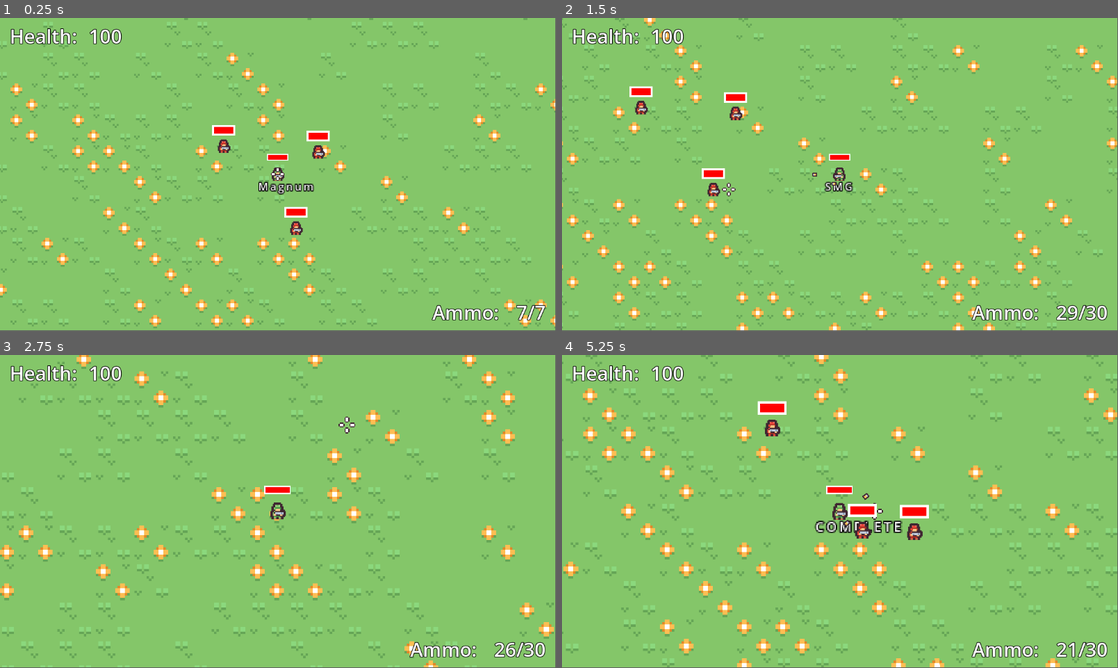
Above: before the commit, frames 1-4 (two rows, left to right).
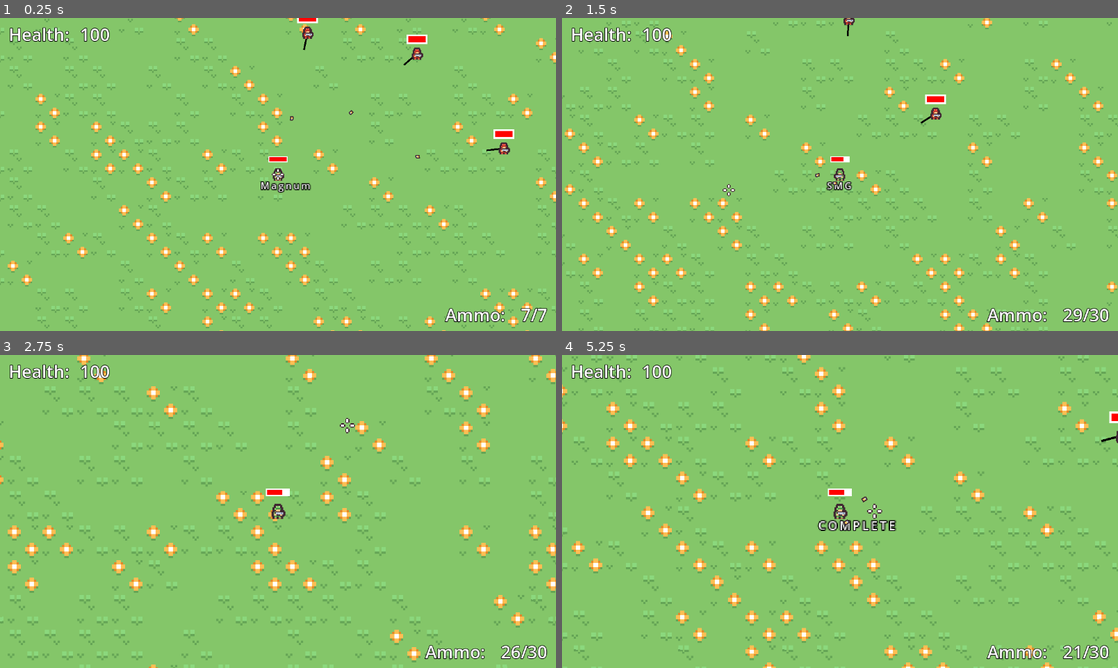
Above: after the commit, the same moments.

Repository: UselessFodder/Liberation-2D
Game: Godot game, scene res://main.tscn
The game is run twice, just before and just after one commit, with the same random seed, the same clock (stepped at 60 frames per second) and the same inputs.
Inputs (mouse positions are in pixels of both pictures, inside the frame that each line leads up to):
- Up to frame 1 (0.25 s): no input
- Up to frame 2 (1.5 s): tap Enter at 0.5 s; move the mouse to (962, 158) at 0.52 s; hold Right (move_east) 0.53-1.28 s; hold 1 (primary_weapon) 0.53-1.28 s; click (962, 158) at 0.67 s; move the mouse to (728, 190) at 1.27 s; hold Down (move_south) from 1.28 s (still down); tap 2 (secondary_weapon) at 1.35 s; click (728, 190) at 1.42 s
- Up to frame 3 (2.75 s): move the mouse to (333, 442) at 2.02 s; release Down (move_south) at 2.03 s; hold Right (move_east) from 2.03 s (still down); tap Mouse wheel up (zoom_in) at 2.1 s; click (333, 442) at 2.17 s
- Up to frame 4 (5.25 s): move the mouse to (812, 574) at 2.77 s; release Right (move_east) at 2.78 s; hold Up (move_north) 2.78-3.53 s; tap Mouse wheel down (zoom_out) at 2.85 s; click (812, 574) at 2.92 s; move the mouse to (1006, 558) at 3.52 s; hold 1 (primary_weapon) 3.53-4.28 s; hold Left (move_west) 3.53-5.03 s; click (1006, 558) at 3.67 s; tap R (reload) at 4.15 s; move the mouse to (673, 464) at 4.27 s; tap 2 (secondary_weapon) at 4.35 s; click (673, 464) at 4.42 s; move the mouse to (867, 511) at 5.02 s; hold Down (move_south) from 5.03 s (still down); tap Mouse wheel up (zoom_in) at 5.1 s; click (867, 511) at 5.17 s
In our replay, the window is 799x449 before the commit and 800x450 after it. These sizes can differ from the game's own. Grey fills any space a smaller window leaves; there, only what the larger window draws over its background counts as a difference.

The runs differ from the first frame. In frame 1, 13% of the frame differs, in the area x 0-100%, y 0-100%; in frame 2, 13%; in frame 3, 11%; in frame 4, 15%.

Commit message:
Enemies detect and engage player
Code is kind of a mess (well, more than kind of), but now if the enemies are within a defined engagement_distance from any player, they will now enter state.ENGAGING and alternate between state.SHOOT and state.RELOADING. Their shots are affected by an accuracy percentage between 1-100 on the enemy unit and the distance as a function of engagement_distance. If the current_target player gets farther than engagement_distance  but within 1.5 the distance, then the enemy will move closer to continue engaging.

Once the player is more than 1.5x engagement_distance away, they return to idle and start meandering again

Also added some new code to the player to be able to receive damage

Known Bugs:
- Enemies appear to not be returning to state.IDLE after engaging player

Diff:
--- a/actors/AIComponent.gd
+++ b/actors/AIComponent.gd
@@ -9,7 +9,7 @@
 
 var current_target
 
-enum states {IDLE,WAITING,SHOOTING,MOVING}
+enum states {IDLE,WAITING,ENGAGING,SHOOTING,RELOADING,MOVING}
 var current_state = states.IDLE
 
 func move_to_loc(new_loc):
@@ -63,9 +63,87 @@
 
 	await get_tree().create_timer(wait_time).timeout
 
+	#unit may have engaged in this time
+	if current_state == states.WAITING:
+		#DEBUG
+		print("Entering IDLE state")
+		current_state = states.IDLE
+
+func start_reload():
+	current_state = states.RELOADING
+
+	var reload_time = randi_range(3,5)
+
 	#DEBUG
-	print("Entering IDLE state")
-	current_state = states.IDLE
+	print("Entering RELOAD state for ", reload_time, " seconds")
+
+	await get_tree().create_timer(reload_time).timeout
+
+	var dist = current_pos.distance_to(current_target.global_position)
+	var engagement_dist = Actor_Node.engagement_dist
+
+	if dist > engagement_dist:
+		#if enemy is outside reasonable distance, return to idel
+		if dist > engagement_dist * 2:
+			print("enemy is now outside range at", dist, ". Entering IDLE state")
+			current_target = null
+			current_state = states.IDLE
+		#if still within reasonable distance, move towards position and retarget
+		else:
+			print("enemy is now outside range at", dist, ". Entering MOVE state")
+			goal_pos = current_target.global_position
+			current_state = states.MOVING
+			current_target = null
+	else:
+		print("Entering ENGAGING state")
+		current_state = states.ENGAGING
+
+func shoot():
+#	#for tuning
+#	var accuracy_multiplier = 20
+#	#affect accuracy
+#	var accuracy = abs(1 - Actor_Node.accuracy/100)
+##	var shot_error = Vector2(randf_range(0, accuracy_multiplier * 2 * accuracy) - accuracy_multiplier,
+##		randf_range(0, accuracy_multiplier *2 * accuracy) - accuracy_multiplier)
+#	var shot_error = Vector2(randfn(accuracy_multiplier, 1) - accuracy_multiplier,
+#		randfn(accuracy_multiplier, 1) - accuracy_multiplier)
+
+	#for tuning (ChatGPT assisted)
+	var max_deviation = 20.0
+	var accuracy = Actor_Node.accuracy
+
+	#add in variance for distance
+	var dist_to_target = global_position.distance_to(current_target.global_position)
+	var dist_deviation = dist_to_target / (Actor_Node.engagement_dist/2)
+
+	var shot_deviation = max_deviation * (1.0 - accuracy/100.0) * dist_deviation
+
+	#get aiming error
+	var shot_error = Vector2(randfn(0,shot_deviation), randfn(0,shot_deviation))
+	print("Shot accuracy is ", accuracy, "leading to an offset of ", shot_error)
+
+	#get target pos and apply error
+	var shot_pos = current_target.global_position + shot_error
+	var shot_start = $".".global_position + Vector2(0,0)
+	var shot_offset = 6
+
+	if shot_pos.x < (shot_start.x - 10):
+		shot_start -= Vector2(shot_offset,0)
+	elif shot_pos.x > (shot_start.x + 10):
+		shot_start += Vector2(shot_offset,0)
+	if shot_pos.y < (shot_start.y - 15):
+		shot_start -= Vector2(0, shot_offset)
+	elif shot_pos.y > (shot_start.y + 15):
+		shot_start += Vector2(0, shot_offset)
+
+	#fire
+	var shot_scene = preload("res://shot.tscn")
+	var new_shot = shot_scene.instantiate()
+	get_tree().current_scene.add_child(new_shot)
+	new_shot.start = shot_start
+	new_shot.end = shot_pos
+	new_shot.damage = 30
+	new_shot.shoot_projectile()
 
 # Called when the node enters the scene tree for the first time.
 func _ready():
@@ -76,13 +154,28 @@
 func _process(delta):
 	current_pos = Actor_Node.position
 
+	#check if current target exists and is in range
+	if current_target == null:
+		#check for any players in range
+		for player in get_tree().get_nodes_in_group("players"):
+			var dist = current_pos.distance_to(player.global_position)
+			if dist <= Actor_Node.engagement_dist:
+				print ("player ", player," is within range at dist: ", dist)
+				current_target = player
+				current_state = states.ENGAGING
+				break
+
+	if current_state == states.ENGAGING:
+		shoot()
+		start_reload()
+
 	#check to generate new random move
 	if current_state == states.IDLE:
 		get_random_loc()
 		current_state = states.MOVING
 
 	if current_state == states.MOVING and current_pos != goal_pos:
-		print("current: ", current_pos, " goal: ", goal_pos)
+		#print("current: ", current_pos, " goal: ", goal_pos)
 		current_state = states.MOVING
 		var velocity = move_to_loc(goal_pos)
 		if velocity == Vector2.ZERO:
@@ -90,3 +183,11 @@
 		else:
 			Actor_Node.position = (Actor_Node.position + velocity * delta).snapped(Vector2.ONE)
 #			Actor_Node.position += velocity * delta
+
+#func _draw():
+#	#ChatGPT generated code
+#	if current_state in [states.ENGAGING, states.SHOOTING] and current_target:
+#		var start_point = Actor_Node.global_position
+#		var end_point = start_point + (current_target.global_position - start_point).normalized() * 20
+#		draw_line(to_local(start_point), to_local(end_point), Color.RED, 2)
+#
--- a/actors/enemy.gd
+++ b/actors/enemy.gd
@@ -1,9 +1,13 @@
 extends Node2D
-class_name enemy
+class_name Enemy
 
 @export var max_health = 100
 @export var speed = 30
 @export var health_size = 20
+@export var engagement_dist = 300
+@export var accuracy = 50
+
+@onready var ai_component = $AIComponent
 
 var health = max_health
 var health_bar = Rect2(Vector2(position.x - (health_size/2), position.y - 20), Vector2(health_size, 5))
@@ -23,11 +27,20 @@
 		draw_rect(health_bg, health_bg_color, true, 5)
 		draw_rect(health_bar, health_color, true, 5)
 
+	#ChatGPT Generated Code
+	if ai_component.current_target:
+		print("Drawing line")
+		var dir = (ai_component.current_target.global_position - global_position).normalized()
+		var end = dir * 20
+		draw_line(Vector2.ZERO, end, Color.BLACK, 2)
+
 # Called every frame. 'delta' is the elapsed time since the previous frame.
 func _process(delta):
 	if health <= 0:
 		queue_free()
 
+	queue_redraw()
+
 func change_heath(change_amount):
 	health = health + change_amount
 	queue_redraw()
--- a/main.tscn
+++ b/main.tscn
@@ -156,15 +156,14 @@
 position = Vector2(199, 65)
 
 [node name="player" parent="." instance=ExtResource("1_taelp")]
-position = Vector2(-2, 1)
 
 [node name="enemy" parent="." instance=ExtResource("6_m1dnd")]
-position = Vector2(40, -22)
+position = Vector2(160, -139)
 
 [node name="enemy2" parent="." instance=ExtResource("6_m1dnd")]
-position = Vector2(-58, -28)
+position = Vector2(34, -163)
 
 [node name="enemy3" parent="." instance=ExtResource("6_m1dnd")]
-position = Vector2(17, 57)
+position = Vector2(260, -30)
 
 [node name="mainUI" parent="." instance=ExtResource("8_f67nx")]
--- a/player.gd
+++ b/player.gd
@@ -1,4 +1,5 @@
 extends Node2D
+class_name Player
 
 @export var health = 100
 @export var speed = 200
@@ -97,6 +98,8 @@
 
 # Called when the node enters the scene tree for the first time.
 func _ready():
+	add_to_group("players")
+
 	#set current weapon
 	selected_weapon_slot = $primaryweapon
 	change_weapon(selected_weapon_slot)
--- a/project.godot
+++ b/project.godot
@@ -14,6 +14,11 @@
 run/main_scene="res://main.tscn"
 config/features=PackedStringArray("4.1", "GL Compatibility")
 config/icon="res://icon.svg"
+
+[display]
+
+window/size/viewport_width=1280
+window/size/viewport_height=720
 
 [input]
 
--- a/shot.gd
+++ b/shot.gd
@@ -40,8 +40,12 @@
 		print("Hit object: ", hit_object_collider.name)
 
 		var hit_object = hit_object_collider.get_parent()
-		if hit_object is enemy:
-			print("Parent is an Enemy!")
+		if hit_object is Enemy:
+			print("Hit an Enemy!")
+			hit_object.change_heath(damage * -1)
+			queue_free()
+		elif hit_object is Player:
+			print("Hit an Enemy!")
 			hit_object.change_heath(damage * -1)
 			queue_free()
 
Not shown, added: actors/AIC9822.tmp
Not shown, added: actors/AICC0A8.tmp
Not shown, added: actors/AICE864.tmp
